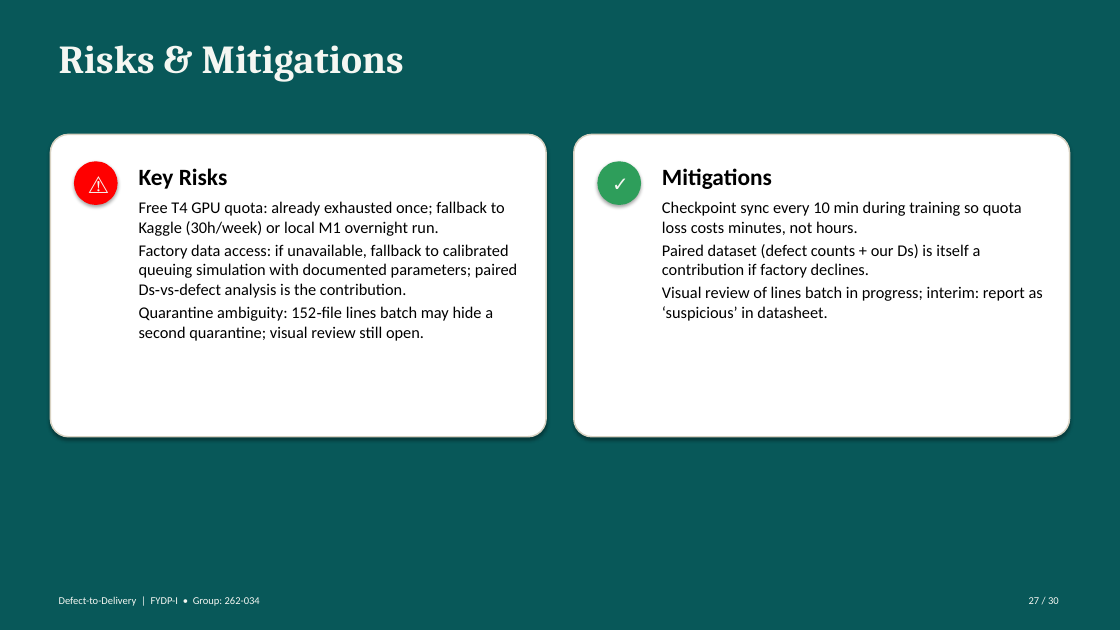
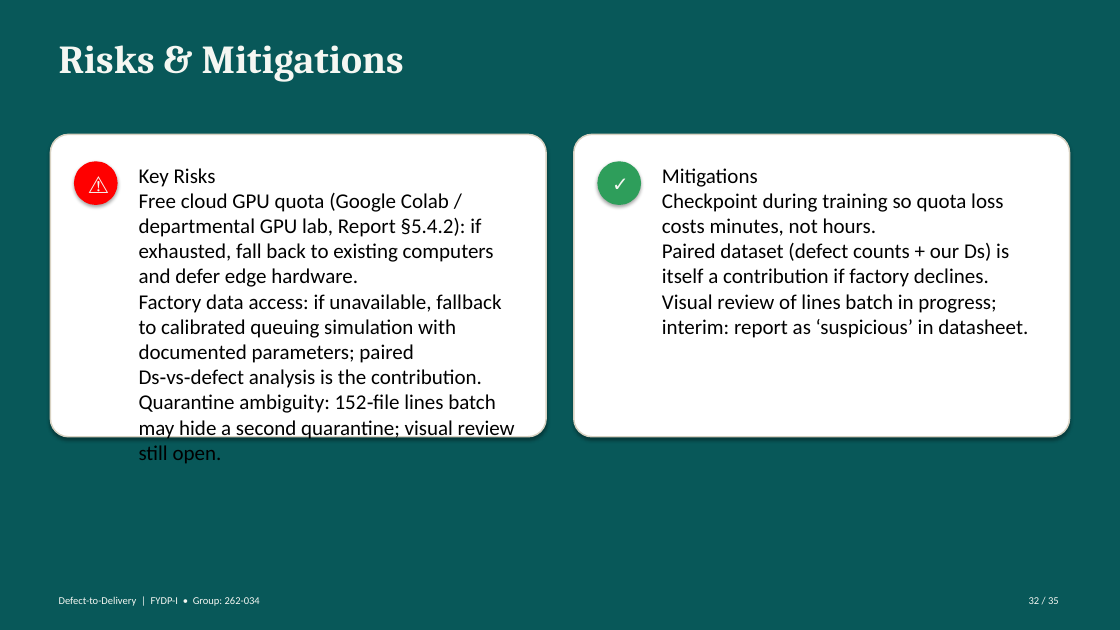
Before and after one commit to labib-ux/FYDP, a slide deck: slide 32 of slides/Defect-to-Delivery_262-034.pptx (slide 37 before the commit). Drawn at 1120x630 pixels with LibreOffice and Linux fonts; fonts in the diff are those of the drawing. Boxes give left, top, right and bottom in pixels: in the first picture for what was removed or moved away, otherwise in the second. Text is boxed around its words. In the diff, an @@ line names an element or a change of style, - is before the commit and + after.

```diff
--- a/slides/Defect-to-Delivery_262-034.pptx
+++ b/slides/Defect-to-Delivery_262-034.pptx
@@ text at (139, 168, 515, 463): size 20 to 18 pt, bold off in "Key Risks"; size 14 to 18 pt in "Factory data access: if unavailable, fallback to ...", "Quarantine ambiguity: 152‑file lines batch may hide ..."; less space between paragraphs @@
@@ text at (662, 168, 1028, 338): size 20 to 18 pt, bold off in "Mitigations"; size 14 to 18 pt in "Paired dataset (defect counts + our Ds) ...", "Visual review of lines batch in progress; ..."; less space between paragraphs @@
@@ text at (139, 193, 494, 287): text changed; size 14 to 18 pt @@
-Free T4 GPU quota: already exhausted once; fallback to Kaggle (30h/week) or local M1 overnight run.
+Free cloud GPU quota (Google Colab / departmental GPU lab, Report §5.4.2): if exhausted, fall back to existing computers and defer edge hardware.
@@ text at (662, 193, 1003, 236): text changed; size 14 to 18 pt @@
-Checkpoint sync every 10 min during training so quota loss costs minutes, not hours.
+Checkpoint during training so quota loss costs minutes, not hours.
@@ text at (1029, 597, 1059, 604): text changed @@
-27 / 30
+32 / 35
```
Also in this commit, not shown: 33 other slides changed, 1 slide added, 6 slides removed, 1 other file.
